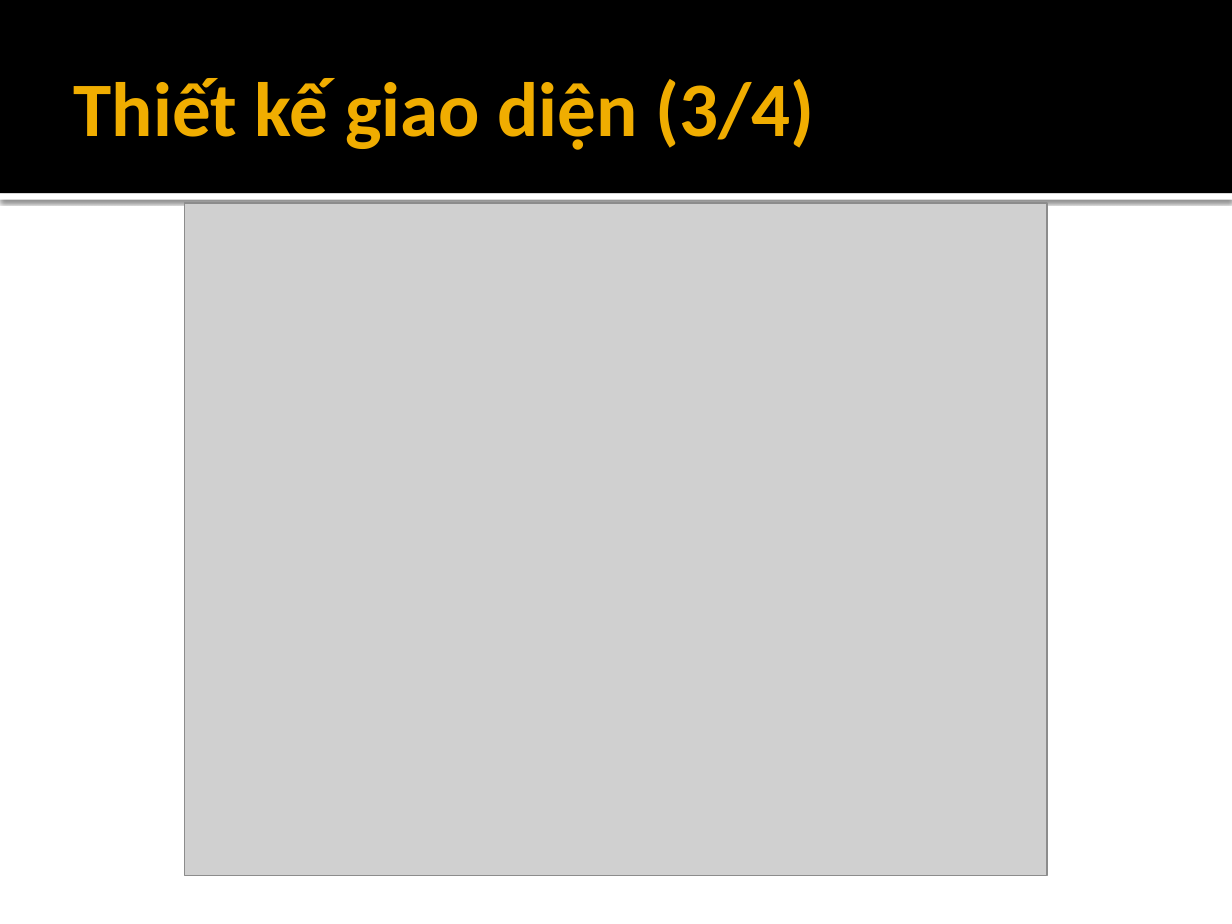
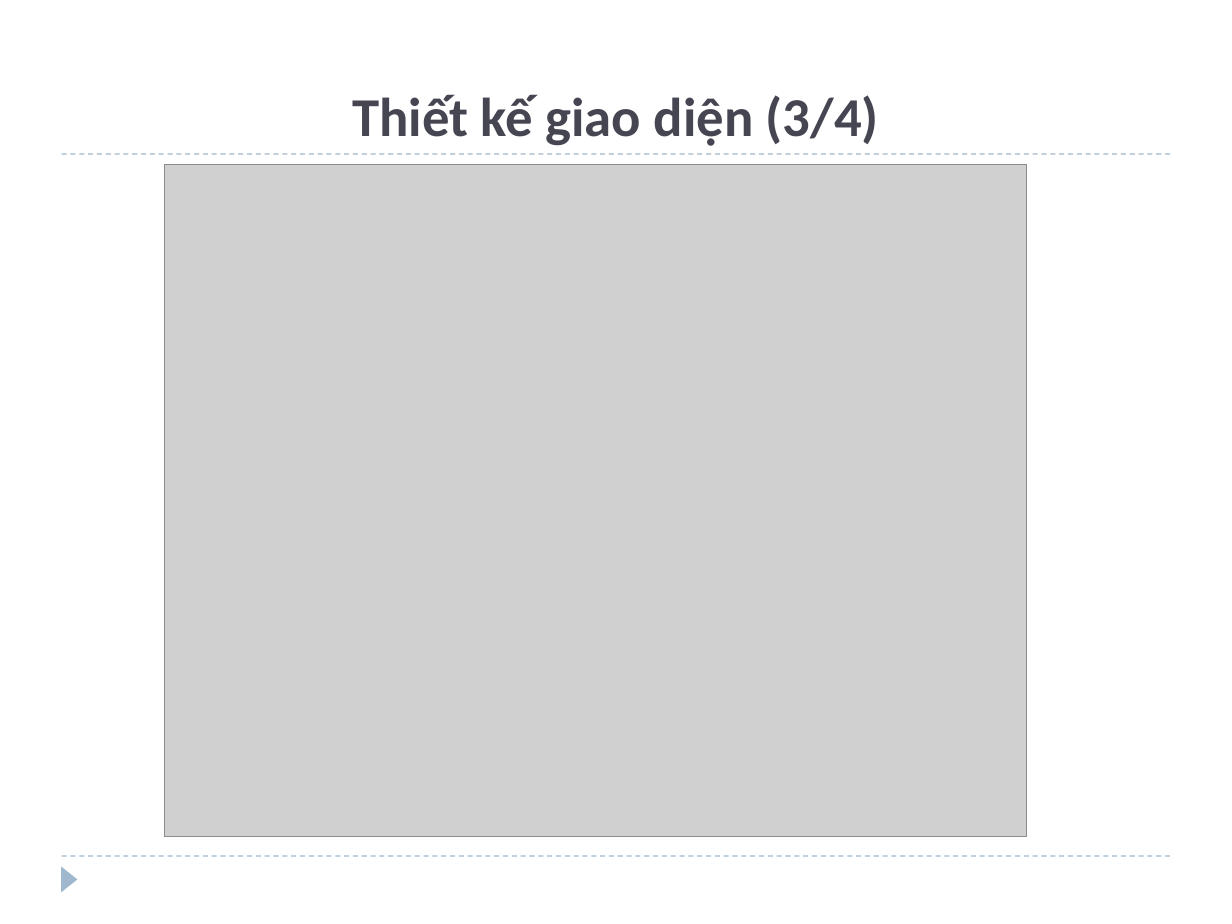
Before and after one commit to andungtra/he-thong-quan-ly-tuong-tac, a slide deck: slide 18 of Report/ppt/Presentation.pptx. Drawn at 1232x924 pixels with LibreOffice and Linux fonts; fonts in the diff are those of the drawing; grey boxes stand for pictures; background and template pictures are left out. Boxes give left, top, right and bottom in pixels: in the first picture for what was removed or moved away, otherwise in the second. Text is boxed around its words. In the diff, an @@ line names an element or a change of style, - is before the commit and + after.

```diff
--- a/Report/ppt/Presentation.pptx
+++ b/Report/ppt/Presentation.pptx
@@ rectangle removed at bbox=[0, 0, 1232, 193] @@
@@ title "Thiết kế giao diện (3/4)" at bbox=[352, 94, 879, 146]: size 45 to 32 pt, text colour #F0AD00 to #464653; alignment left to centre; vertical alignment middle to bottom @@
@@ line added from (62, 154) to (1170, 154), #9FB8CD 0.75 pt dashed @@
@@ picture: place and size @@
-picture at bbox=[185, 203, 1047, 876]
+picture at bbox=[164, 164, 1026, 837]
@@ rectangle removed at bbox=[0, 193, 1232, 200] @@
@@ line added from (62, 856) to (1170, 856), #9FB8CD 0.75 pt dashed @@
@@ triangle added at bbox=[62, 866, 78, 892], fill #9FB8CD @@
```
Also in this commit, not shown: 19 other slides changed, 2 slides added, 2 slides removed.
